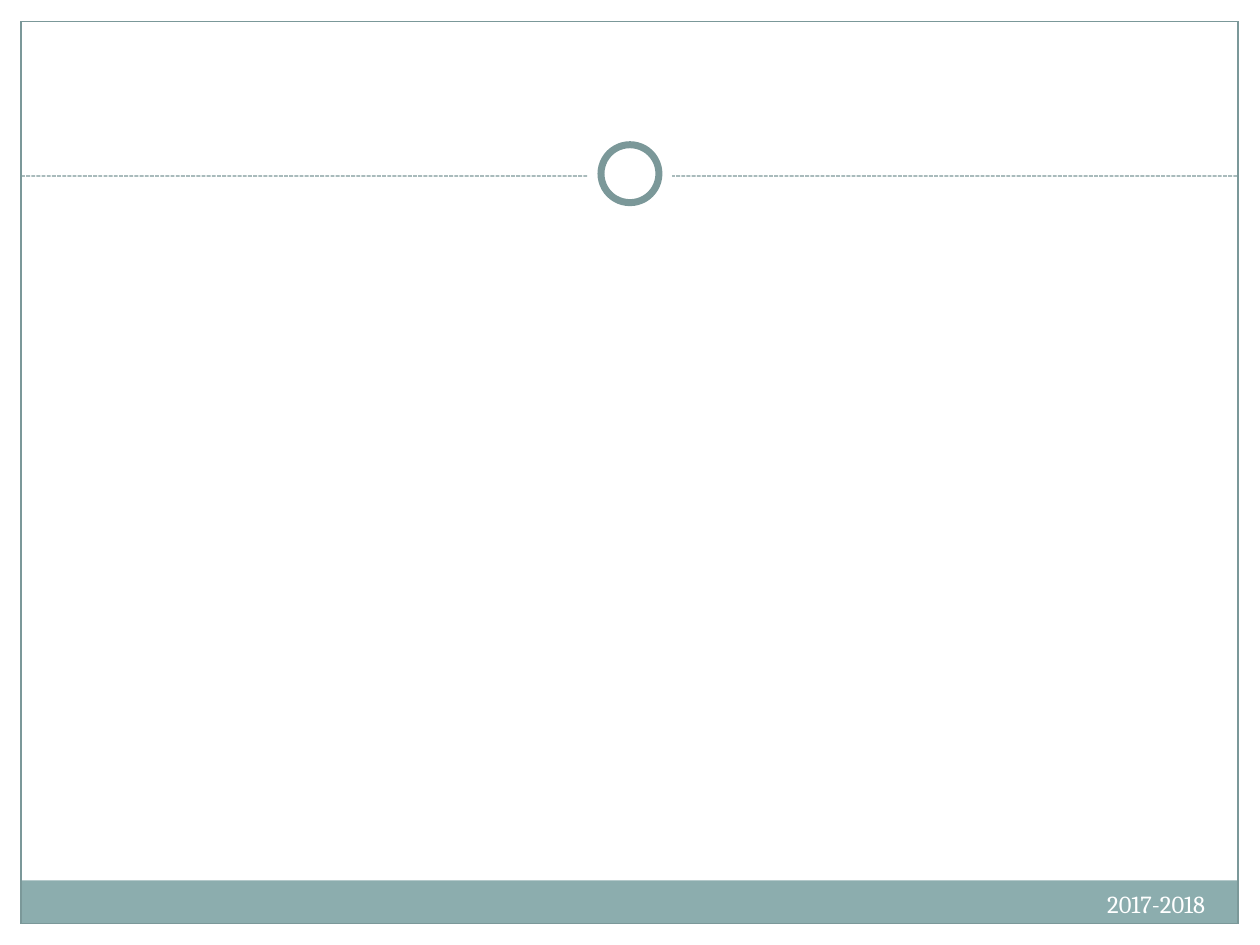
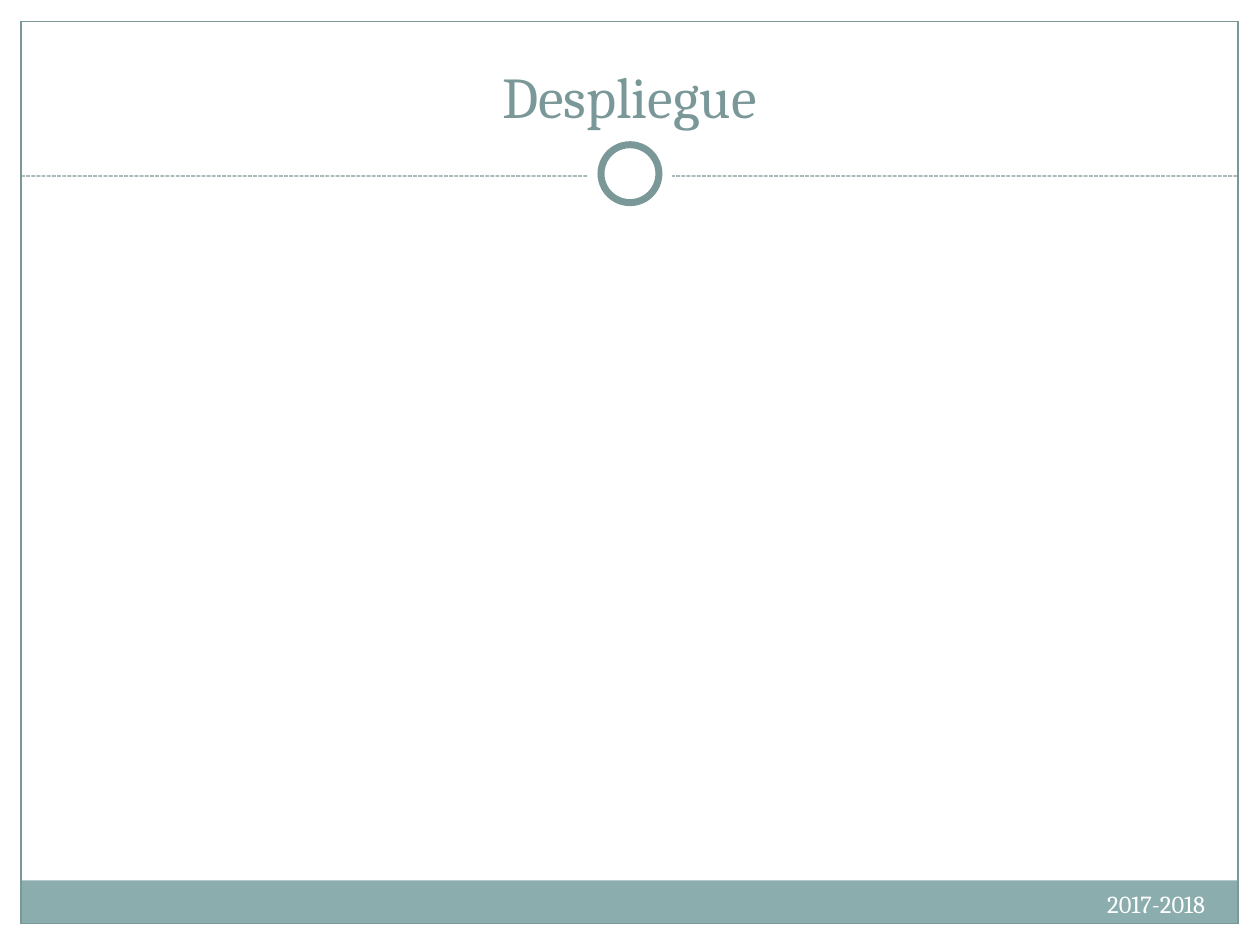
Before and after one commit to Compumatica/Proyecto-de-Ing-Software, a slide deck: slide 16 of docs/IntroIngSoft.PresentacionesFinales.pptx. Drawn at 1260x945 pixels with LibreOffice and Linux fonts; fonts in the diff are those of the drawing. Boxes give left, top, right and bottom in pixels: in the first picture for what was removed or moved away, otherwise in the second. Text is boxed around its words. In the diff, an @@ line names an element or a change of style, - is before the commit and + after.

```diff
--- a/docs/IntroIngSoft.PresentacionesFinales.pptx
+++ b/docs/IntroIngSoft.PresentacionesFinales.pptx
@@ title added at (x1=502, y1=78, x2=757, y2=131), 33 pt, text #7C999A @@
+Despliegue
```
Also in this commit, not shown: 9 other slides changed, 1 slide added, 1 slide removed.
